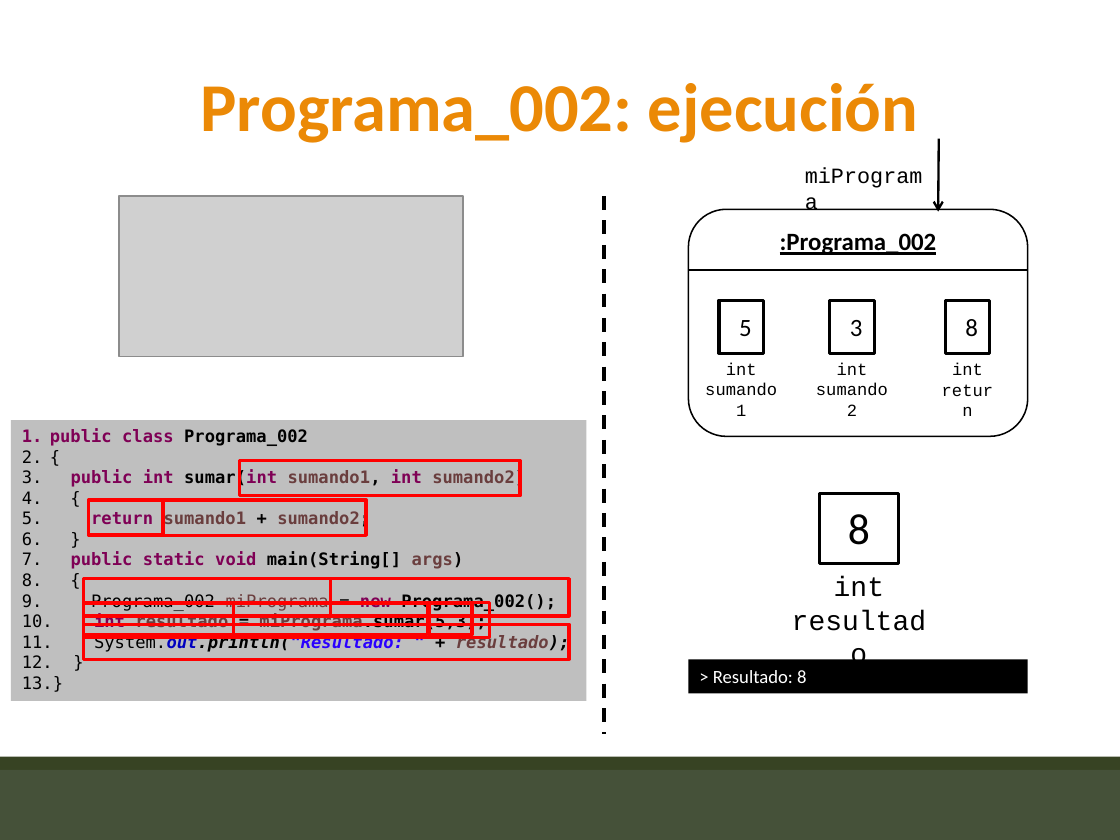
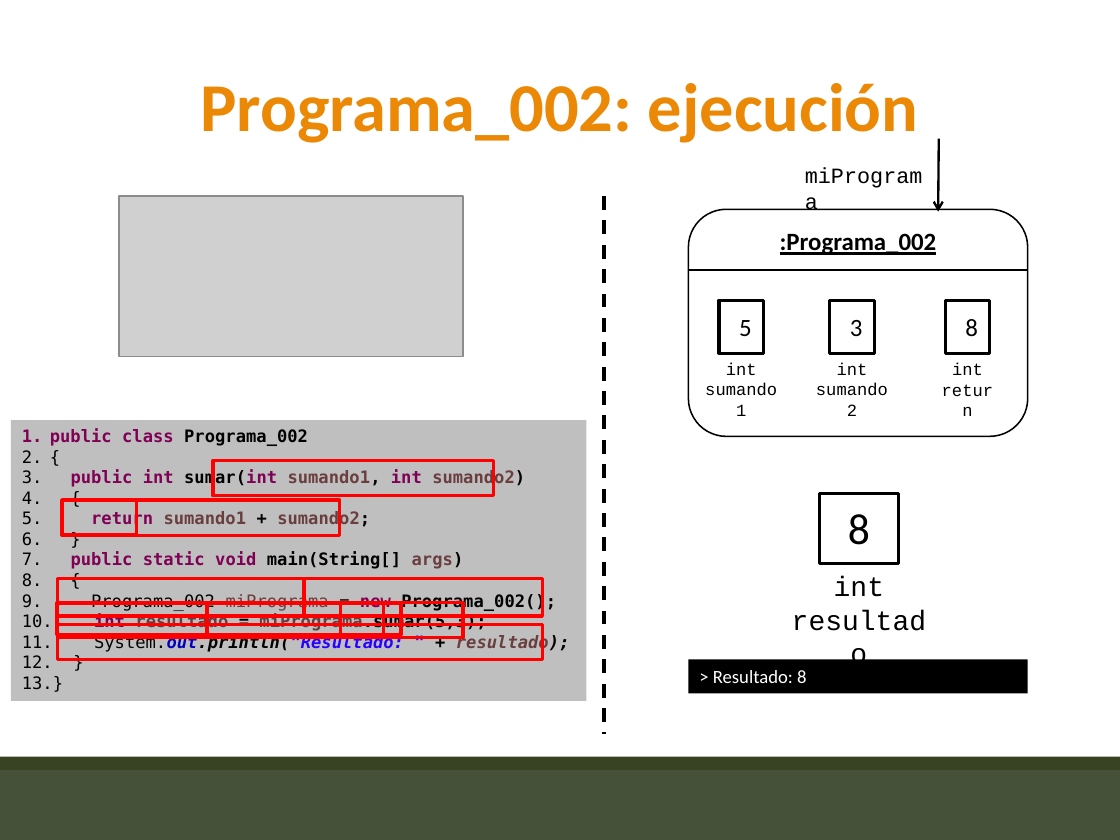
Before and after one commit to juanibarral/unbosque_fund_N, a slide deck: slide 6 of Presentaciones/Presentacion_Fundamentos_2016_007_N.pptx. Drawn at 1120x840 pixels with LibreOffice and Linux fonts; fonts in the diff are those of the drawing; grey boxes stand for pictures; background and template pictures are left out. Boxes give left, top, right and bottom in pixels: in the first picture for what was removed or moved away, otherwise in the second. Text is boxed around its words. In the diff, an @@ line names an element or a change of style, - is before the commit and + after.

```diff
--- a/Presentaciones/Presentacion_Fundamentos_2016_007_N.pptx
+++ b/Presentaciones/Presentacion_Fundamentos_2016_007_N.pptx
@@ 9 rectangles: place and size @@
-9 rectangles at [84,460,569,659]
+9 rectangles at [57,460,543,659]
@@ rectangle: place and size @@
-rectangle at [429,603,472,634]
+rectangle at [340,603,383,634]
```
Also in this commit, not shown: 1 other slide changed.
